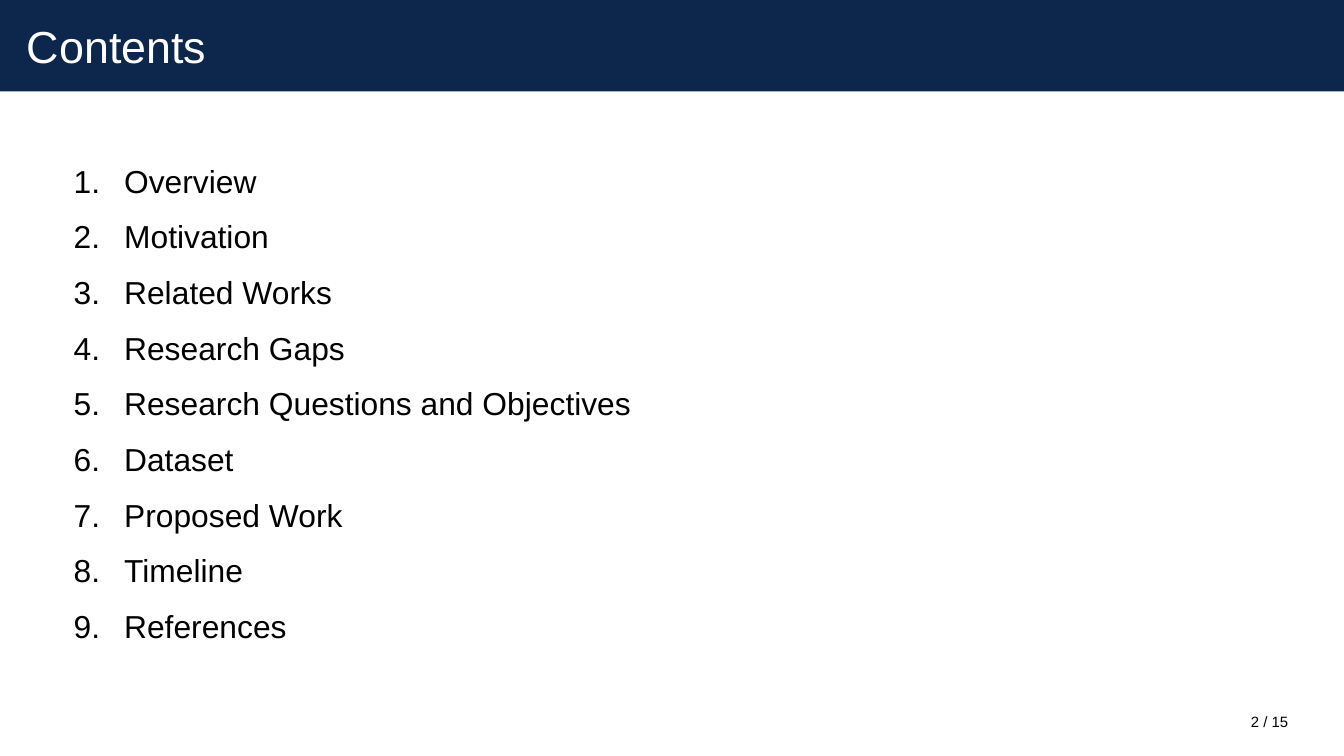
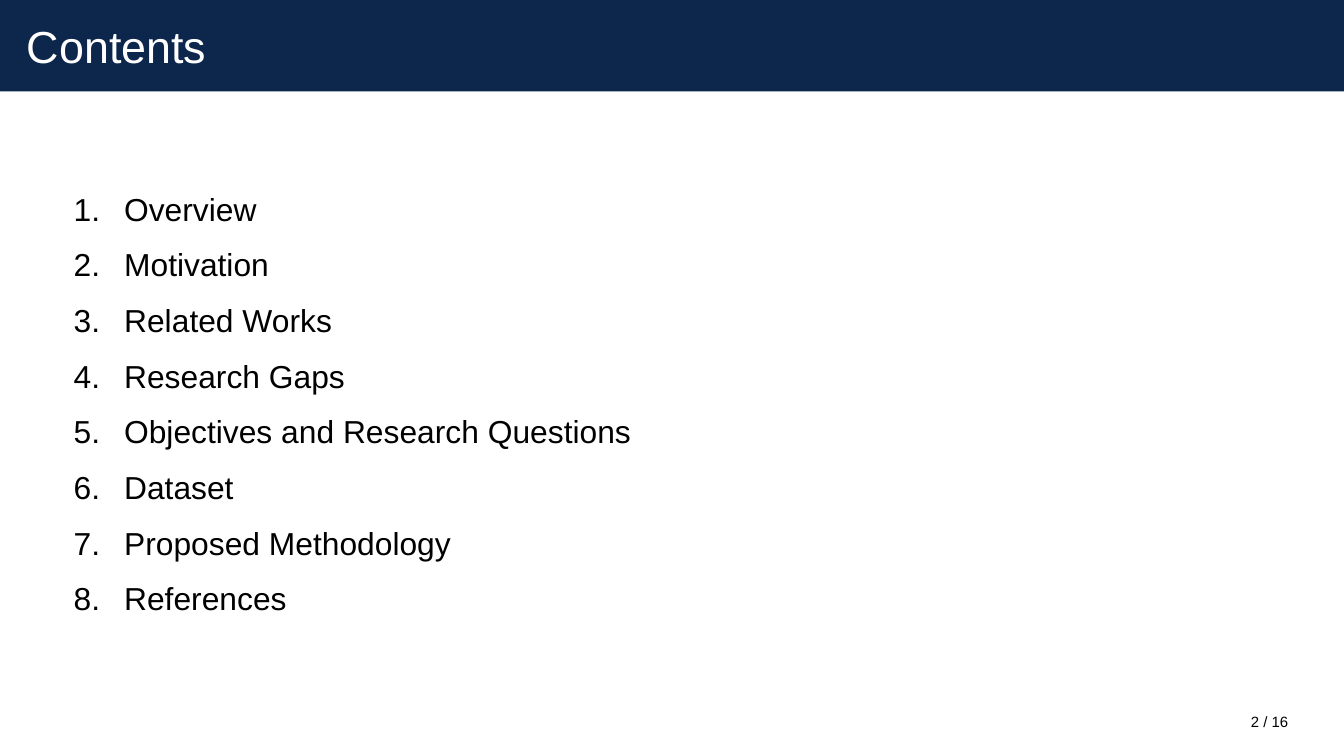
Before and after one commit to itz-puneet/thesis-later, a slide deck: slide 2 of MTP 1/presentation/mtp1_presentation.pptx. Drawn at 1344x756 pixels with LibreOffice and Linux fonts; fonts in the diff are those of the drawing. Boxes give left, top, right and bottom in pixels: in the first picture for what was removed or moved away, otherwise in the second. Text is boxed around its words. In the diff, an @@ line names an element or a change of style, - is before the commit and + after.

Commit message:
Shorten the title, reduce the objectives and add the methodology to the first-stage report
Changes asked for by the supervisor after reviewing the first-stage report
and slides:

- Title is now "Label Noise in Just-In-Time Software Defect Prediction".
- The six objectives are reduced to three main objectives, which are
  stated before the research questions. Each research question names the
  objective it belongs to.
- The first-stage report has a new chapter, "Proposed Methodology",
  written as planned work without results. The closing chapter is
  shortened accordingly and the last paragraph of the abstract is removed.
- The second-stage report uses the same title and objectives and now
  refers to its own work as the second stage.
- Slides: new title, objectives before research questions, methodology
  slides in the first-stage deck, and no timeline slide in that deck.

```diff
--- a/MTP 1/presentation/mtp1_presentation.pptx
+++ b/MTP 1/presentation/mtp1_presentation.pptx
@@ text at [124, 420, 631, 449]: text changed @@
-5. Research Questions and Objectives
+5. Objectives and Research Questions
@@ text at [124, 532, 451, 560]: text changed @@
-7. Proposed Work
-8. Timeline
+7. Proposed Methodology
@@ text at [1272, 716, 1289, 727]: text changed @@
-/ 15
+/ 16
```
Also in this commit, not shown: 13 other slides changed, 2 slides added, 1 slide removed, 10 other files.
